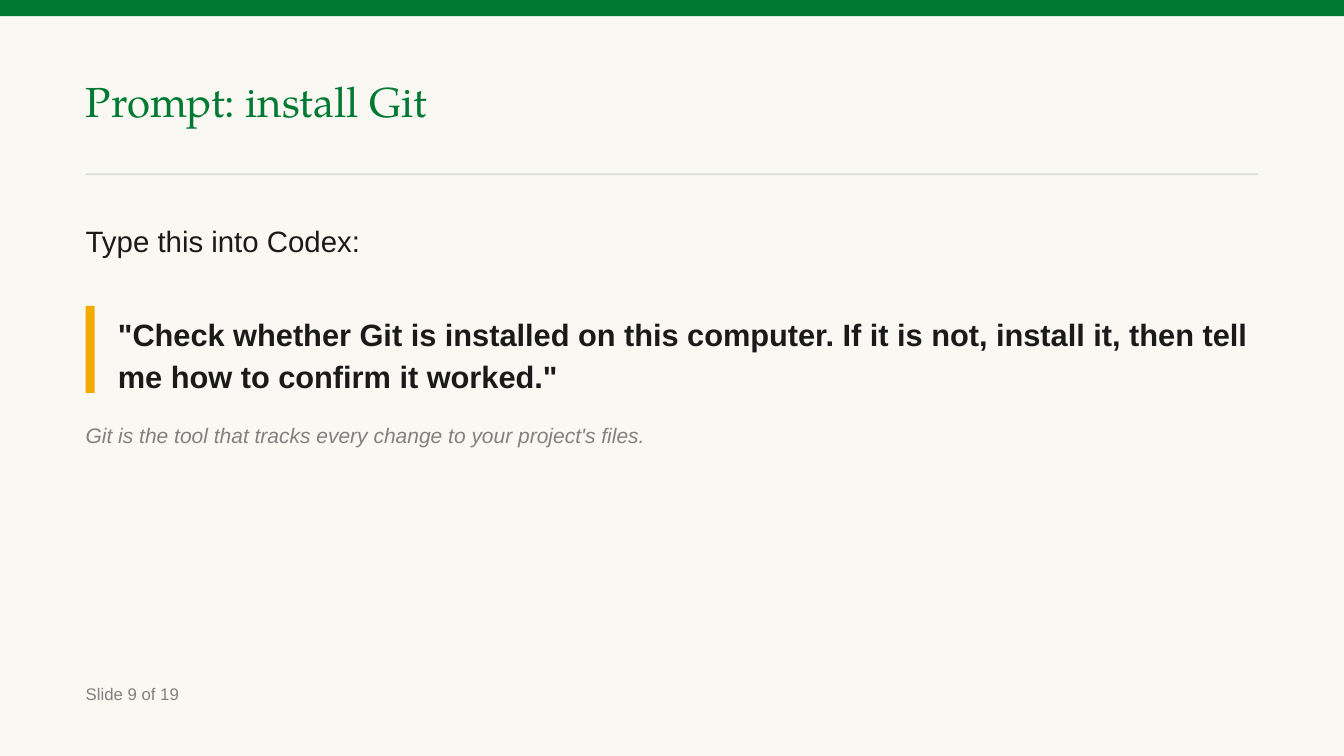
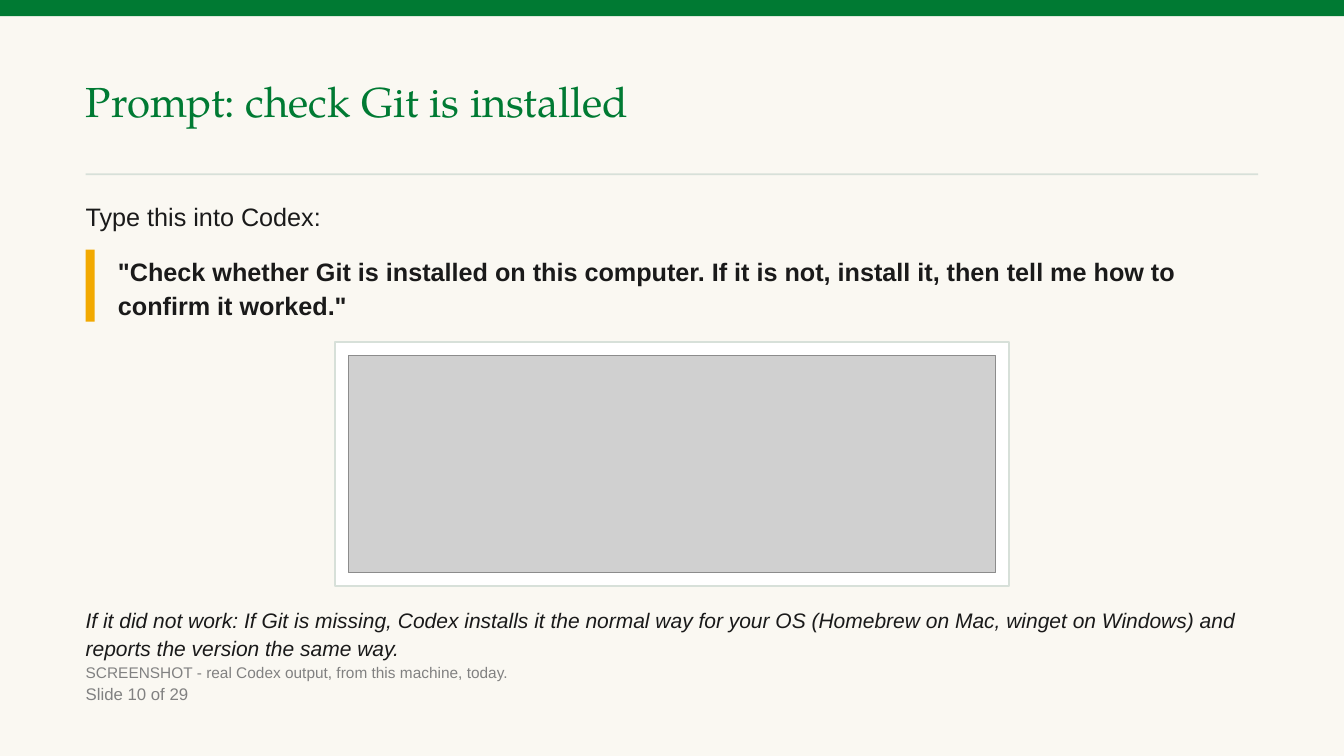
Before and after one commit to benjiesotelo-sudo/Telos_FIN1209, a slide deck: slide 11 of special-lecture/FIN1209-Special-Lecture-AI-Tools.pptx (slide 10 before the commit). Drawn at 1344x756 pixels with LibreOffice and Linux fonts; fonts in the diff are those of the drawing; grey boxes stand for pictures. Boxes give left, top, right and bottom in pixels: in the first picture for what was removed or moved away, otherwise in the second. Text is boxed around its words. In the diff, an @@ line names an element or a change of style, - is before the commit and + after.

```diff
--- a/special-lecture/FIN1209-Special-Lecture-AI-Tools.pptx
+++ b/special-lecture/FIN1209-Special-Lecture-AI-Tools.pptx
@@ text at <box>86,86,629,129</box>: text changed @@
-Prompt: install Git
+Prompt: check Git is installed
@@ text "Type this into Codex:": place and size @@
-text "Type this into Codex:" at <box>86,230,360,258</box>
+text "Type this into Codex:" at <box>86,207,321,231</box>
@@ text "Type this into Codex:" at <box>86,207,321,231</box>: size 21 to 18 pt; line spacing 1.18 to 1.15; less space between paragraphs @@
@@ rectangle: place and size @@
-rectangle at <box>86,306,95,392</box>
+rectangle at <box>86,250,95,322</box>
@@ text ""Check whether Git is installed ...": place and size @@
-text ""Check whether Git is installed ..." at <box>118,323,1247,389</box>
+text ""Check whether Git is installed ..." at <box>118,262,1175,316</box>
@@ text ""Check whether Git is installed ..." at <box>118,262,1175,316</box>: size 22 to 18 pt; line spacing 1.15 to 1.12 @@
@@ rectangle added at <box>335,342,1008,586</box>, fill #FFFFFF, outline #D7E0D9 1 pt @@
@@ picture added at <box>348,355,995,573</box> @@
@@ text removed at <box>86,428,644,448</box> @@
-Git is the tool that tracks every change to your project's files.
@@ text added at <box>86,612,1235,660</box>, 15 pt, text #1A1A1A, italic @@
+If it did not work: If Git is missing, Codex installs it the normal way for your OS (Homebrew on Mac, winget on Windows) and reports the version the same way.
@@ text at <box>86,688,189,700</box>: text changed @@
-Slide 9 of 19
+Slide 10 of 29
@@ text added at <box>86,667,508,681</box>, 11 pt, text #818181 @@
+SCREENSHOT - real Codex output, from this machine, today.
```
Also in this commit, not shown: 16 other slides changed, 12 slides added, 2 slides removed, 3 other files.
